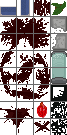
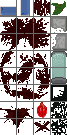
Before/after of a 67x135 layered artwork. What changed in the layer stack:
added layer "Ebene 18 Kopie" above "Ebene 18" over [21, 0, 30, 16]
added layer "Ebene 18" above "Ebene 17" over [0, 7, 16, 16]
